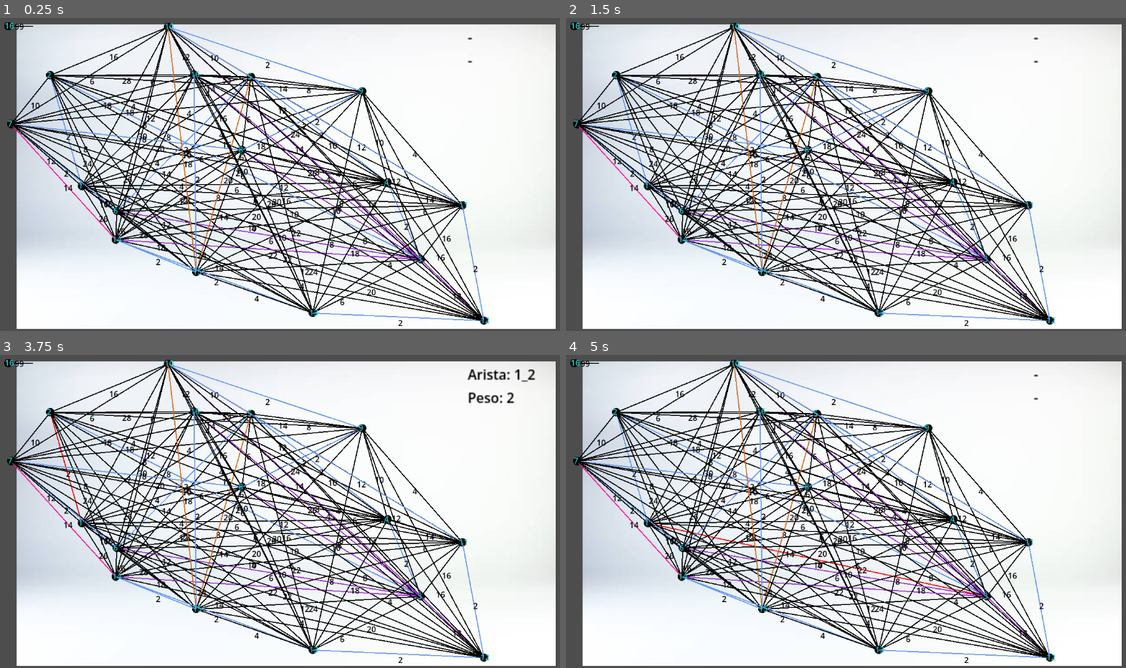
Above: before the commit, frames 1-4 (two rows, left to right).
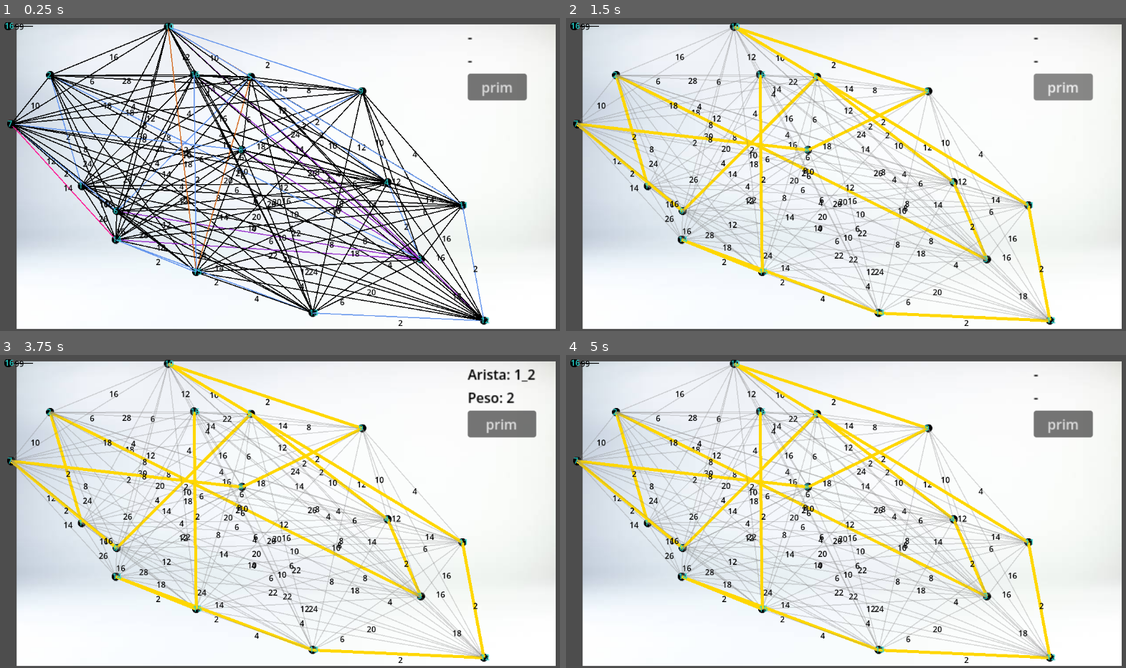
Above: after the commit, the same moments.

Repository: daviddiazm/grafos_en_godot
Game: Godot game, scene res://escenes/init.tscn
Two runs of this game, one before a commit and one after it. Both use one fixed random seed, a clock stepped at 60 frames per second and the inputs below.
Inputs (mouse positions are in pixels of both pictures, inside the frame that each line leads up to):
- Up to frame 1 (0.25 s): no input
- Up to frame 2 (1.5 s): click (1064, 86) at 0.5 s, where only the run after the commit has a clickable "prim"; click (1064, 86) at 1.25 s, where only the run after the commit has a clickable "prim"
- Up to frame 3 (3.75 s): click (498, 423) at 2 s, where only the run after the commit has a clickable "prim"; tap Enter at 2.75 s; move the mouse to (5, 364) at 2.77 s; tap Space at 3.5 s; move the mouse to (67, 467) at 3.52 s
- Up to frame 4 (5 s): tap Enter at 4.25 s; move the mouse to (818, 558) at 4.27 s

The runs differ from the first frame. In frame 1, 0.9% of the frame differs, in the area x 83-95%, y 17-27%; in frame 2, 20%; in frame 3, 20%, in the area x 1-96%, y 2-98%; in frame 4, 20%.

Commit message:
funcion prim con ia, repasarla

Diff:
--- a/escenes/graph_system.gd
+++ b/escenes/graph_system.gd
@@ -7,12 +7,15 @@
 @onready var label_id: Label = $"../VBoxContainer/IdArista"
 @onready var label_peso: Label = $"../VBoxContainer/Peso_f"
 #@onready var vertice: PackedScene
+@onready var btn_prim: Button = $"../VBoxContainer/Button"
 
 func _ready() -> void:
 	arista.mouse_enter_custom.connect(_on_arista_mouse_enter_custom)
 	arista.mouse_exit_custom.connect(_on_arista_mouse_exit_custom)
 	label_id.text = "-"
 	label_peso.text = "-"
+	if btn_prim:
+		btn_prim.pressed.connect(_on_btn_prim_pressed)
 
 var adjacency_list: Dictionary = {}
 var visual_vertices: Dictionary = {}
@@ -87,12 +90,12 @@
 			var edge_id = str(min_v) + "_" + str(max_v)
 
 			if not edge_id in drawn_edges.keys():
-				#drawn_edges.append(edge_id)
-				drawn_edges[edge_id] = {min_v:visual_vertices[min_v], max_v:visual_vertices[max_v], "arista": {}, "color": ""}
-				_dibujar_linea(visual_vertices[v1].position, visual_vertices[v2].position, edge_id)
+				# Obtenemos la nueva arista y la guardamos en el diccionario
+				var nueva_arista = _dibujar_linea(visual_vertices[v1].position, visual_vertices[v2].position, edge_id)
+				drawn_edges[edge_id] = {"min_v": min_v, "max_v": max_v, "arista": nueva_arista}
 	# print(visual_vertices)
 
-func _dibujar_linea(pos1: Vector2, pos2: Vector2, edge_id: String) -> void:
+func _dibujar_linea(pos1: Vector2, pos2: Vector2, edge_id: String) -> Arista:
 	var init := get_parent()
 	var nueva_arista = arista.duplicate() as Arista
 	init.add_child(nueva_arista)
@@ -110,24 +113,27 @@
 	if vector_edge_1 == 3 and vector_edge_2 % 2 == 0 and vector_edge_2 > 4:
 		peso = -2
 		color = Color.DARK_ORCHID
+
 	if vector_edge_1 == 7 and vector_edge_2  == 14 :
 		peso = -4
 		color = Color.DEEP_PINK
+
 	if comprobarAbsoluto(vector_edge_1, vector_edge_2) == 1:
 		peso = 1
 		color = Color.CORNFLOWER_BLUE
 
+	# Nota: Esta línea sobrescribe todos los pesos calculados arriba.
 	peso = comprobarAbsoluto(vector_edge_1,vector_edge_2) * 2
 
 	var line = nueva_arista.get_node("Line2D") as Line2D
 	line.clear_points()
 
-
 	nueva_arista.create_line(pos1, pos2, edge_id, peso, color)
-
 	nueva_arista.mouse_enter_custom.connect(_on_arista_mouse_enter_custom)
 	nueva_arista.mouse_exit_custom.connect(_on_arista_mouse_exit_custom)
 
+	# IMPORTANTE: Retornar la arista generada
+	return nueva_arista
 
 func comprobarAbsoluto(num1:int, num2:int):
 	var resta = num1 - num2
@@ -136,6 +142,68 @@
 		valorAbsoluto = resta * -1
 	return valorAbsoluto
 
+func run_prim() -> void:
+	if adjacency_list.is_empty():
+		print("El grafo está vacío.")
+		return
+
+	var visited = []
+	var mst_edges = []
+
+	# 1. Empezamos con el primer vértice disponible
+	var start_vertex = adjacency_list.keys()[0]
+	visited.append(start_vertex)
+
+	var total_vertices = adjacency_list.size()
+
+	# 2. Bucle principal: repetir hasta visitar todos los nodos
+	while visited.size() < total_vertices:
+		var min_weight = INF
+		var best_edge_id = ""
+		var next_vertex = -1
+		# Revisamos todos los vértices ya visitados
+		for u in visited:
+			# ---> FALTABA ESTA LÍNEA: <---
+			for v in adjacency_list[u]:
+				if not v in visited: # Si el vecino NO ha sido visitado
+					# Generamos el ID de la arista tal como lo hiciste antes
+					var min_v = min(u, v)
+					var max_v = max(u, v)
+					var edge_id = str(min_v) + "_" + str(max_v)
+
+					# Verificamos que la arista exista visualmente
+					if drawn_edges.has(edge_id):
+						var arista_node = drawn_edges[edge_id]["arista"] as Arista
+						var peso = arista_node.peso_valor
+						# Buscamos la arista con el peso más bajo (Identación corregida)
+						if peso < min_weight:
+							min_weight = peso
+							best_edge_id = edge_id
+							next_vertex = v
+		# Si encontramos un vértice válido, lo añadimos al Árbol (MST)
+		if next_vertex != -1:
+			visited.append(next_vertex)
+			mst_edges.append(best_edge_id)
+		else:
+			# Si next_vertex es -1, significa que el grafo es disconexo (partido en pedazos)
+			print("El grafo no es conexo. Prim se detuvo.")
+			break
+
+	print("Aristas del Árbol de Expansión Mínima (Prim): ", mst_edges)
+	_highlight_mst(mst_edges)
+
+func _highlight_mst(mst_edges: Array) -> void:
+	for edge_id in drawn_edges.keys():
+		var a = drawn_edges[edge_id]["arista"] as Arista
+		#a.change_normal_color(Color(0.5, 0.5, 0.5, 0.3)) # Gris transparente
+		a.change_normal_color(Color(0.5, 0.5, 0.5, 0.3)) # Gris transparente
+		a.line.width = 2.0
+	for edge_id in mst_edges:
+		if drawn_edges.has(edge_id):
+			var a = drawn_edges[edge_id]["arista"] as Arista
+			a.change_normal_color(Color.GOLD)
+			a.line.width = 6.0 # Hacer la línea más gruesa
+
 func _on_arista_mouse_enter_custom(a: Arista) -> void:
 	label_id.text = "Arista: " + a.id_arista
 	label_peso.text = "Peso: " + str(a.peso_valor)
@@ -144,3 +212,13 @@
 func _on_arista_mouse_exit_custom(_a: Arista) -> void:
 	label_id.text = "-"
 	label_peso.text = "-"
+
+
+
+
+func _on_btn_prim_pressed() -> void:
+	if drawn_edges.size() > 0:
+		print("Ejecutando Algoritmo de Prim...")
+		run_prim()
+	else:
+		print("Primero debes generar el grafo antes de ejecutar Prim.")
--- a/escenes/init.tscn
+++ b/escenes/init.tscn
@@ -46,3 +46,7 @@
 modulate = Color(0, 0, 0, 1)
 layout_mode = 2
 text = "99"
+
+[node name="Button" type="Button" parent="VBoxContainer" unique_id=1176024128]
+layout_mode = 2
+text = "prim"
